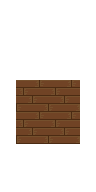
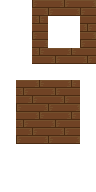
Layers edited between the first and the second w=96, h=192 image:
painted on "Layer" over bbox(32, 0, 96, 64)
